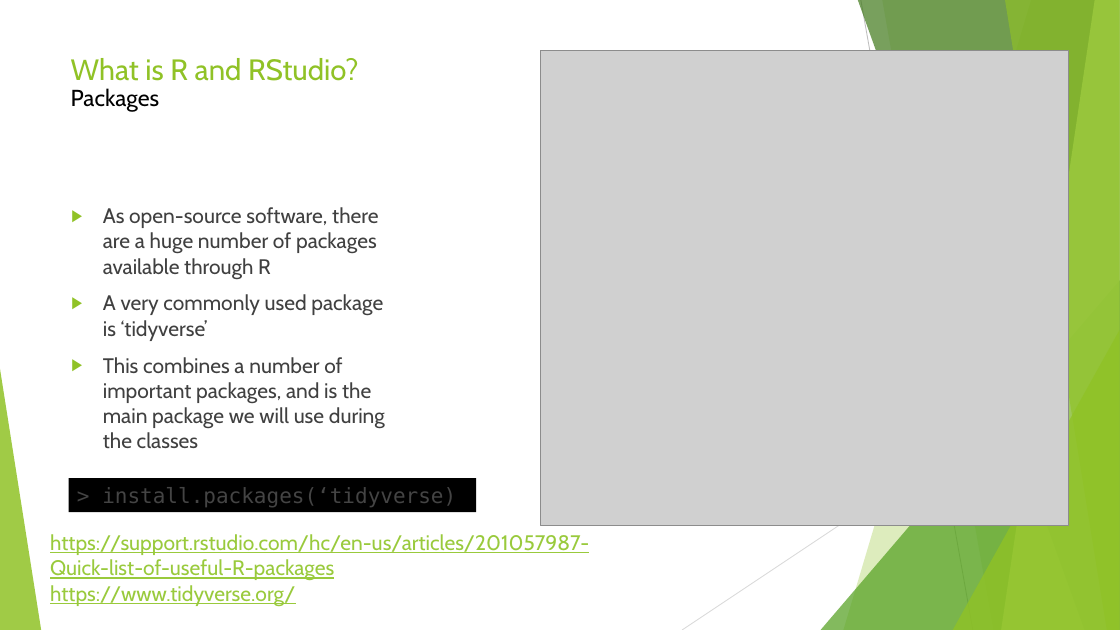
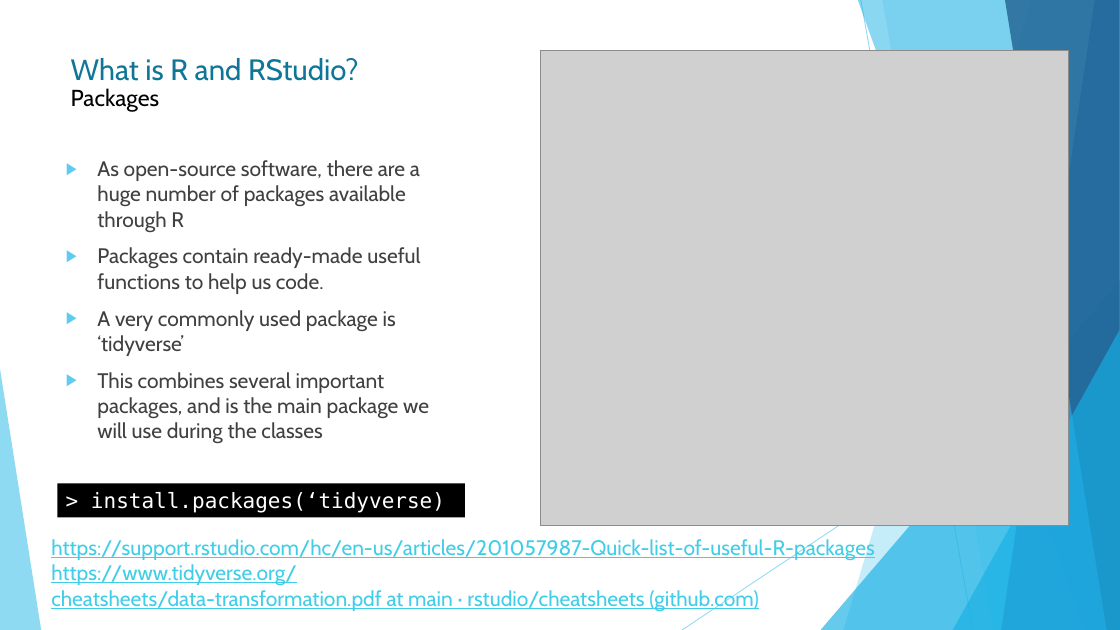
Before and after one commit to DCS-training/IntroToRAndRStudio, a slide deck: slide 7 of 2024/Introduction to R and RStudio.pptx. Drawn at 1120x630 pixels with LibreOffice and Linux fonts; fonts in the diff are those of the drawing; grey boxes stand for pictures. Boxes give left, top, right and bottom in pixels: in the first picture for what was removed or moved away, otherwise in the second. Text is boxed around its words. In the diff, an @@ line names an element or a change of style, - is before the commit and + after.

```diff
--- a/2024/Introduction to R and RStudio.pptx
+++ b/2024/Introduction to R and RStudio.pptx
@@ freeform shape at (844,0,1120,630): fill #90C226 at 30% opacity to #5FCBEF at 36% opacity @@
@@ freeform shape at (858,0,1120,630): fill #3F7819 at 70% opacity to #17B0E4 at 50% opacity @@
@@ line (861, 0) - (973, 630): stroke #BFBFBF 0.75 pt to #5FCBEF 0.75 pt @@
@@ freeform shape at (882,0,1120,630): fill #90C226 at 20% opacity to #5FCBEF at 20% opacity @@
@@ freeform shape at (1002,0,1120,630): fill #C0E474 at 70% opacity to #2E83C3 at 70% opacity @@
@@ freeform shape at (1005,0,1120,630): fill #90C226 at 65% opacity to #226292 at 80% opacity @@
@@ title "What is R and RStudio? ..." at (71,58,358,112): text colour #90C226 to #0F7698 in "What is R and RStudio?" @@
@@ text "As open-source software, there are ...": place and size @@
-text "As open-source software, there are ..." at (103,207,385,448)
+text "As open-source software, there are ..." at (97,160,429,444)
@@ text at (97,160,420,356): bullet colour #90C226 to #5FCBEF @@
@@ text at (97,247,420,294): paragraph added @@
+▶ Packages contain ready-made useful functions to help us code.
@@ triangle at (821,280,1120,630): fill #54A021 at 72% opacity to #17B0E4 at 66% opacity @@
@@ line (1120, 339) - (682, 630): stroke #D9D9D9 0.75 pt to #5FCBEF 0.75 pt @@
@@ triangle at (953,330,1120,630): fill #90C226 at 80% opacity to #17B0E4 at 66% opacity @@
@@ triangle at (0,369,41,630): fill #90C226 at 85% opacity to #5FCBEF at 70% opacity @@
@@ text at (97,372,429,444): text changed @@
-▶ This combines a number of important packages, and is the main package we will use during the classes
+▶ This combines several important packages, and is the main package we will use during the classes
@@ rectangle "> install.packages(‘tidyverse)": place and size @@
-rectangle "> install.packages(‘tidyverse)" at (69,478,476,512)
+rectangle "> install.packages(‘tidyverse)" at (57,484,465,518)
@@ rectangle "> install.packages(‘tidyverse)" at (57,484,465,518): text colour #444444 to #FFFFFF @@
@@ text at (51,537,874,585): text colour #99CA3C to #3FCDE7 in "https://support.rstudio.com/hc/en-us/articles/201057987-Quic ...", "https://www.tidyverse.org/" @@
@@ text at (51,588,758,612): paragraph added @@
+cheatsheets/data-transformation.pdf at main · rstudio/cheatsheets (github.com)
```
Also in this commit, not shown: 8 other slides changed, 1 slide added, 1 slide removed.
